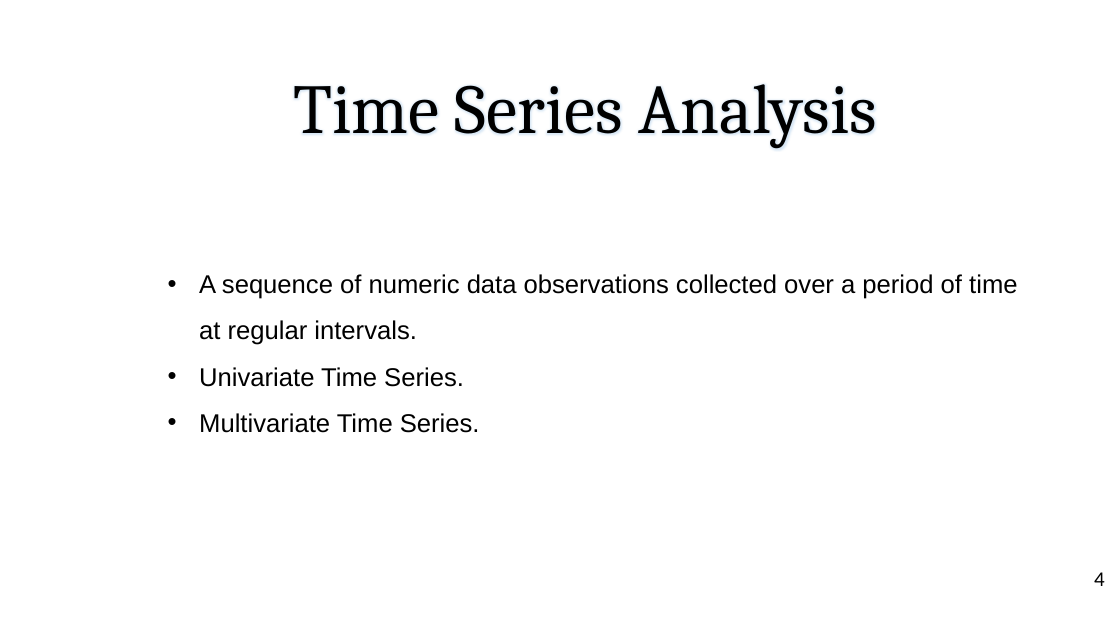
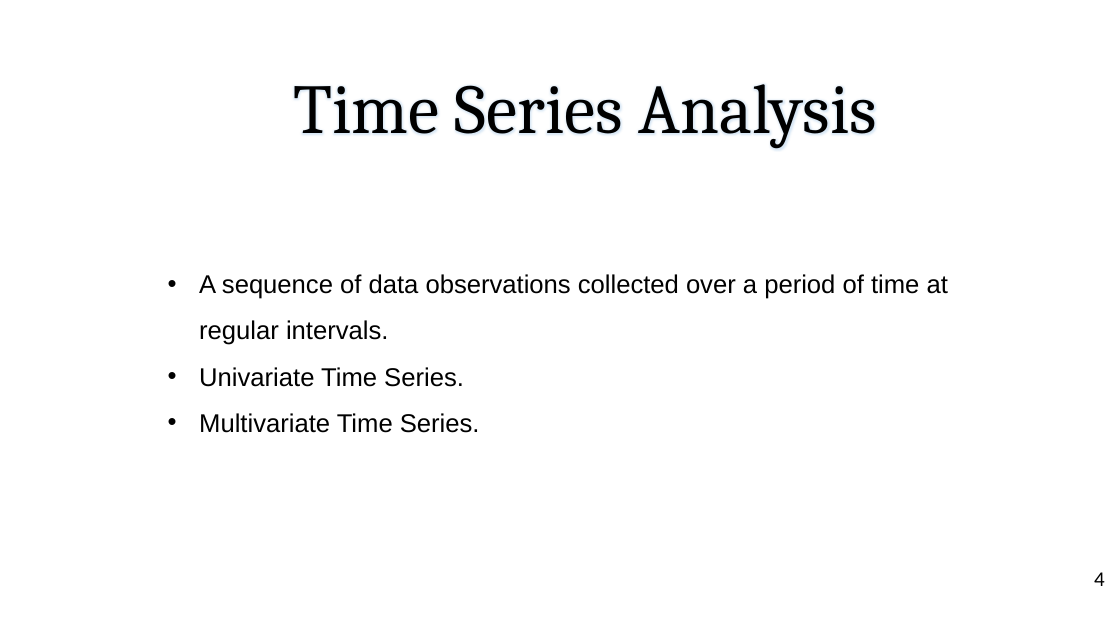
Before and after one commit to ngupta66/weather_forecast, a slide deck: slide 4 of Deep Neural Network for Weather Time Series Forecasting.pptx. Drawn at 1120x630 pixels with LibreOffice and Linux fonts; fonts in the diff are those of the drawing; background and template pictures are left out. Boxes give left, top, right and bottom in pixels: in the first picture for what was removed or moved away, otherwise in the second. Text is boxed around its words. In the diff, an @@ line names an element or a change of style, - is before the commit and + after.

```diff
--- a/Deep Neural Network for Weather Time Series Forecasting.pptx
+++ b/Deep Neural Network for Weather Time Series Forecasting.pptx
@@ text at (x1=199, y1=274, x2=948, y2=345): text changed @@
-• A sequence of numeric data observations collected over a period of time at regular intervals.
+• A sequence of data observations collected over a period of time at regular intervals.
```
Also in this commit, not shown: 2 other slides changed.
